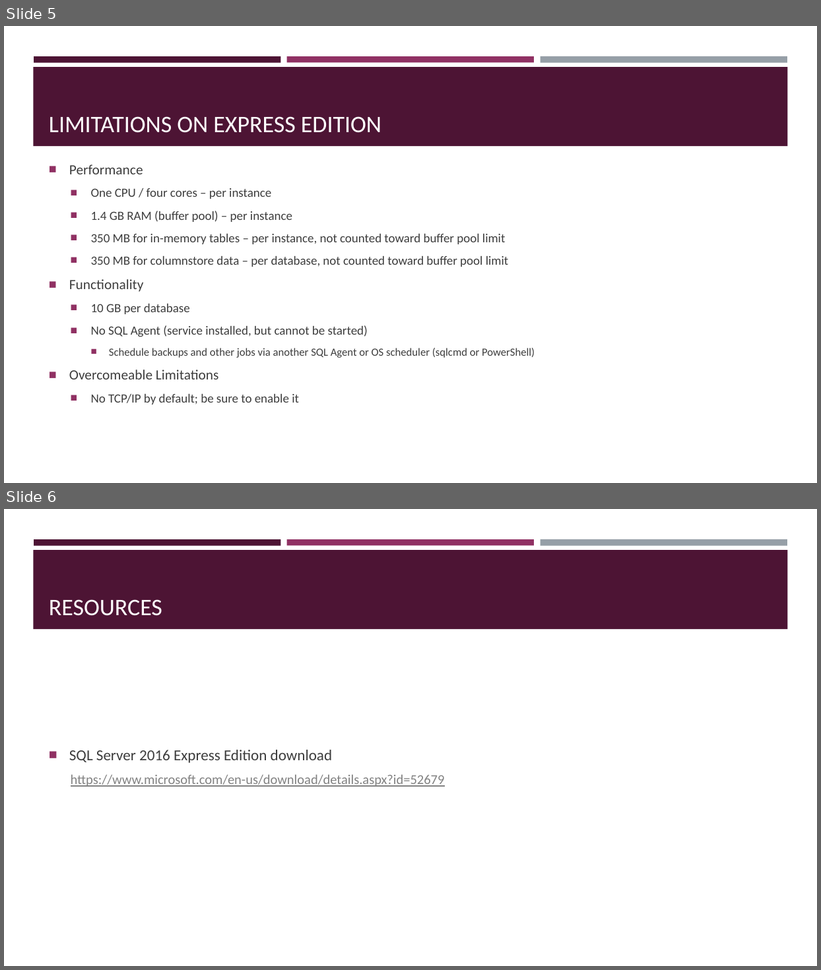
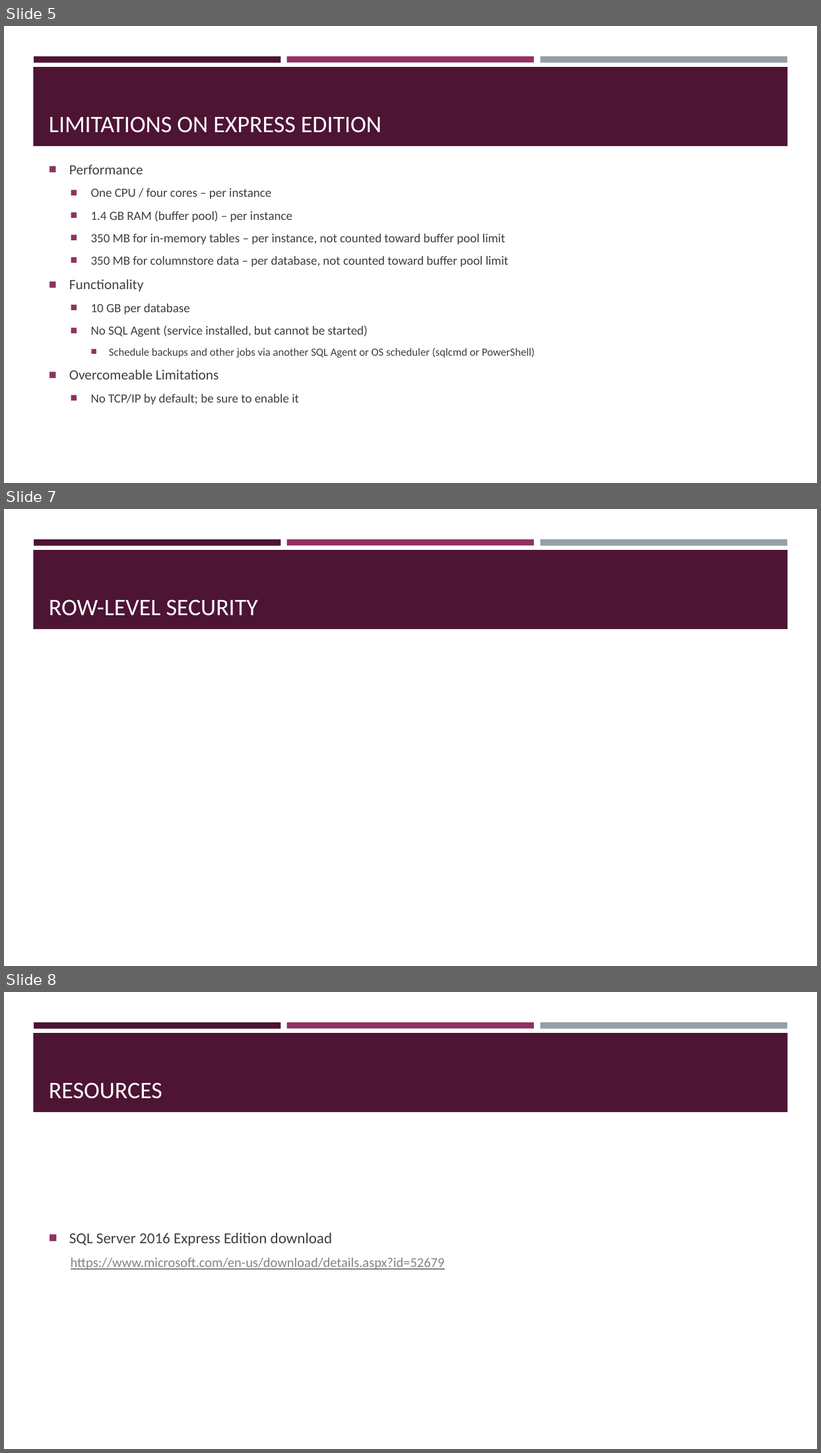
Before and after one commit to sqltran/SevenAwesomeSQLFeatures, a slide deck: AwesomeFreeSQLServerFeatures.pptx. Shown one above the other, each under a label of ours: slides 5 and 6 before the commit, slides 5, 7 and 8 after it; the slides between them are not shown. The pictures are 821x970 and 821x1453 pixels, drawn with LibreOffice and Linux fonts; fonts in the diff are those of the drawing. Boxes give left, top, right and bottom in pixels: in the first picture for what was removed or moved away, otherwise in the second. Text is boxed around its words. In the diff, an @@ line names an element or a change of style, - is before the commit and + after.

```diff
--- a/AwesomeFreeSQLServerFeatures.pptx
+++ b/AwesomeFreeSQLServerFeatures.pptx
@@ slide 7 added at (4, 509, 817, 966), background #FFFFFF; not listed: 4 template elements that a slide beside it also shows @@
@@ title added at (49, 599, 258, 616), 28 pt, text #FFFFFF @@
+ROW-LEVEL SECURITY
@@ what was slide 6 is now slide 8 @@
```
Also in this commit, not shown: 1 other slide added.
